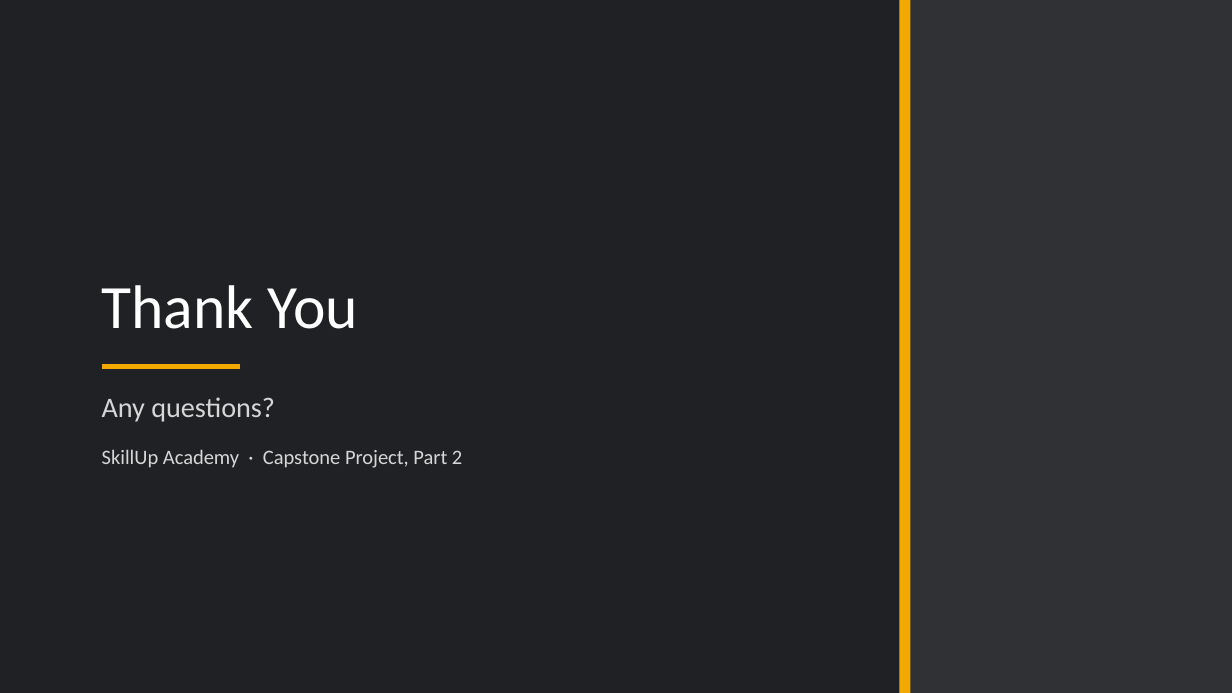
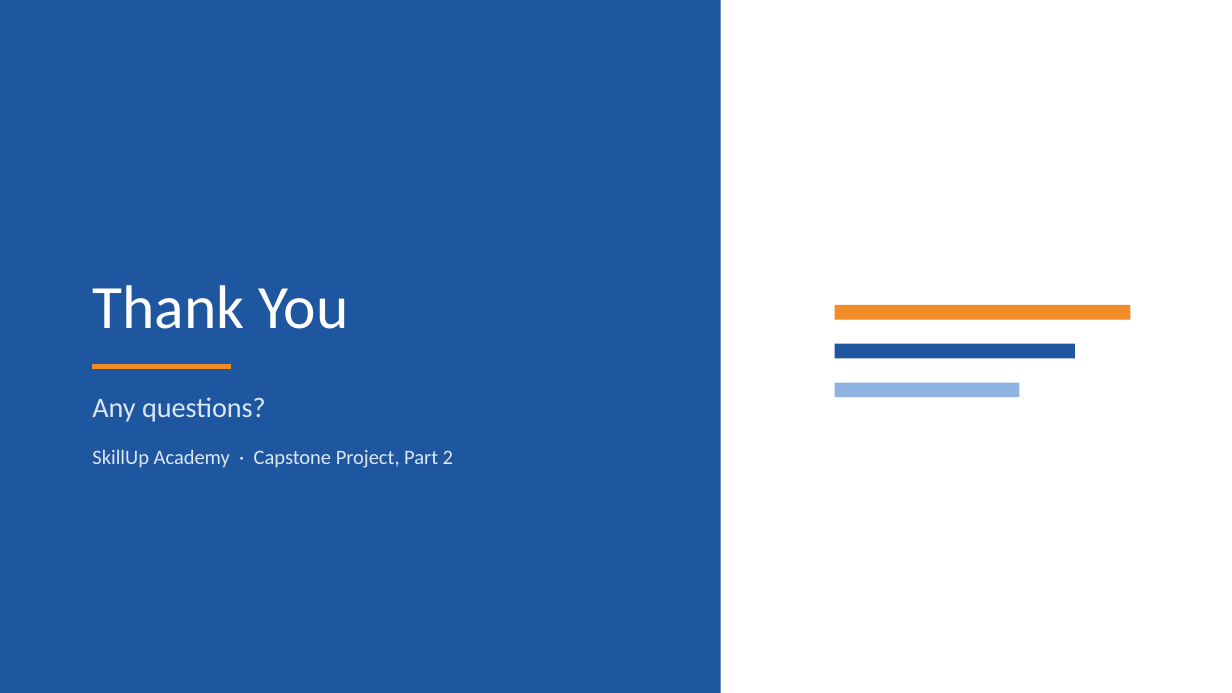
Before and after one commit to BadboyVee/BlackHoleeee, a slide deck: slide 16 of capstone/Customer_Analysis.pptx. Drawn at 1232x693 pixels with LibreOffice and Linux fonts; fonts in the diff are those of the drawing. Boxes give left, top, right and bottom in pixels: in the first picture for what was removed or moved away, otherwise in the second. Text is boxed around its words. In the diff, an @@ line names an element or a change of style, - is before the commit and + after.

```diff
--- a/capstone/Customer_Analysis.pptx
+++ b/capstone/Customer_Analysis.pptx
@@ background #202124 to #FFFFFF @@
@@ rectangle: place and size @@
-rectangle at (899, 0, 1232, 693)
+rectangle at (0, 0, 721, 693)
@@ rectangle at (0, 0, 721, 693): fill #303134 to #1E56A0 @@
@@ title "Thank You": place and size @@
-title "Thank You" at (102, 285, 358, 329)
+title "Thank You" at (92, 285, 348, 329)
@@ rectangle: place and size @@
-rectangle at (899, 0, 910, 693)
+rectangle at (835, 305, 1130, 320)
@@ rectangle at (835, 305, 1130, 320): fill #F2A900 to #F28C28 @@
@@ rectangle added at (835, 344, 1075, 359), fill #1E56A0 @@
@@ subtitle "Any questions?": place and size @@
-subtitle "Any questions?" at (102, 397, 462, 468)
+subtitle "Any questions?" at (92, 397, 453, 468)
@@ subtitle "Any questions?" at (92, 397, 453, 468): text colour #D6D6D6 to #DCE7F5 @@
@@ line moved from (102, 367) - (240, 367) to (92, 367) - (231, 367) @@
@@ line (92, 367) - (231, 367): stroke #F2A900 4 pt to #F28C28 4 pt @@
@@ rectangle added at (835, 383, 1019, 397), fill #8FB3E0 @@
```
Also in this commit, not shown: 15 other slides changed, 7 other files.
